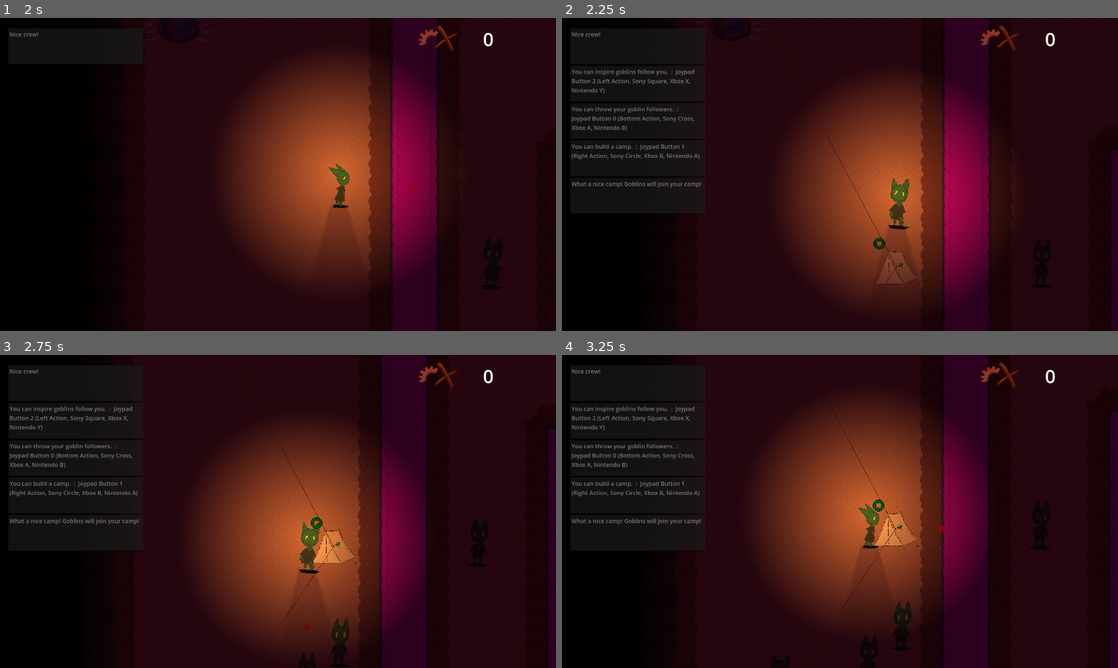
Above: before the commit, frames 1-4 (two rows, left to right).
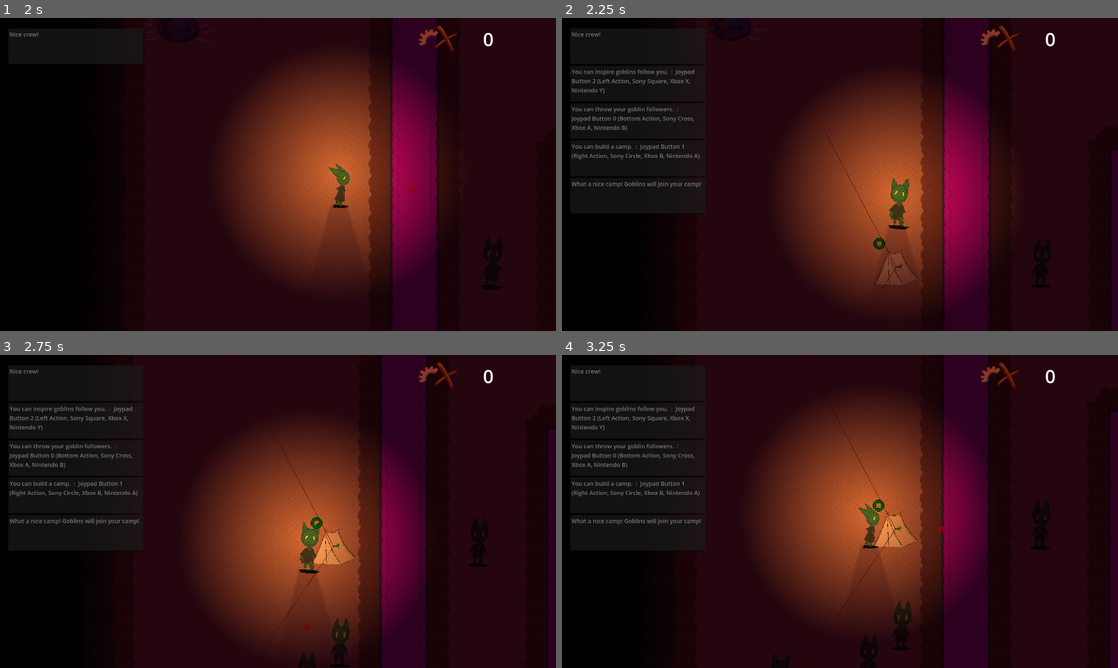
Above: after the commit, the same moments.

Repository: loteque/GoblinGame
Game: Godot game, scene res://main.tscn
Same seed, same stepped clock (60 frames per second), same inputs: the game is played once before the commit and once after it.
Inputs (mouse positions are in pixels of both pictures, inside the frame that each line leads up to):
- Up to frame 1 (2 s): click "Play" at 0.5 s; move the mouse to (400, 158) at 1.27 s; hold D (right) from 1.28 s (still down); hold Shift (call) from 1.28 s (still down); click (400, 158) at 1.42 s
- Up to frame 2 (2.25 s): move the mouse to (728, 190) at 2.02 s; release D (right) at 2.03 s; release Shift (call) at 2.03 s; hold S (down) from 2.03 s (still down); tap G (place) at 2.1 s
- Up to frame 3 (2.75 s): keep holding S (down)
- Up to frame 4 (3.25 s): move the mouse to (895, 442) at 2.77 s; release S (down) at 2.78 s; hold D (right) from 2.78 s (still down); tap Space (throw) at 2.85 s

Frame 1 is identical in both runs. In frame 2, 0.1% of the frame differs, in the area x 56-65%, y 74-86%; in frame 3, 0.1%; in frame 4, 0.2%, in the area x 56-65%, y 50-62%.

Commit message:
Use smaller base image to stop lag when placing base
Closes #214

Diff:
--- a/project/base/base.tscn
+++ b/project/base/base.tscn
@@ -1,11 +1,11 @@
 [gd_scene load_steps=14 format=3 uid="uid://blnqmsyjwncp6"]
 
 [ext_resource type="Script" path="res://base/base.gd" id="1_eyfgn"]
-[ext_resource type="Texture2D" uid="uid://c724x0xw1mdwh" path="res://assets/art/gay_camp_0_spritesheet_v2-1.png" id="2_xaon2"]
 [ext_resource type="Script" path="res://health_component.gd" id="3_ibguq"]
 [ext_resource type="PackedScene" uid="uid://cju2eyaufp5xj" path="res://src/ui/HealthBarUI.tscn" id="3_mcleq"]
 [ext_resource type="PackedScene" uid="uid://35pilvifscno" path="res://spawner.tscn" id="5_iewlk"]
 [ext_resource type="Script" path="res://base/CircularProgressBar.gd" id="6_xylyr"]
+[ext_resource type="Texture2D" uid="uid://ckku7yregv2ea" path="res://assets/art/sprites/base_small.png" id="7_5x3oo"]
 [ext_resource type="Shader" path="res://base/spawn_progress.gdshader" id="7_k3ig4"]
 [ext_resource type="Script" path="res://sfx_manager/sfx_manager.gd" id="8_4vgup"]
 [ext_resource type="AudioStream" uid="uid://bc8imry1mbcve" path="res://assets/audio/build1.wav" id="9_6c6ur"]
@@ -31,14 +31,8 @@
 
 [node name="Base" type="StaticBody2D" node_paths=PackedStringArray("base_sprite", "sfx_manager") groups=["Base"]]
 script = ExtResource("1_eyfgn")
-base_sprite = NodePath("BaseSprite")
+base_sprite = NodePath("")
 sfx_manager = NodePath("SfxManager")
-
-[node name="BaseSprite" type="Sprite2D" parent="."]
-visible = false
-texture = ExtResource("2_xaon2")
-region_enabled = true
-region_rect = Rect2(2144, 1088, 632, 488)
 
 [node name="BaseDataUI" type="HBoxContainer" parent="."]
 offset_left = -79.0
@@ -78,9 +72,7 @@
 
 [node name="BaseSprite2" type="Sprite2D" parent="."]
 z_index = 1
-scale = Vector2(0.25, 0.25)
-texture = ExtResource("2_xaon2")
-region_enabled = true
+texture = ExtResource("7_5x3oo")
 region_rect = Rect2(2144, 1088, 632, 488)
 
 [node name="CollisionShape2D" type="CollisionShape2D" parent="."]
Binary file added: project/assets/art/sprites/base_small.png
Not shown, added: project/assets/art/sprites/base_small.png.import
